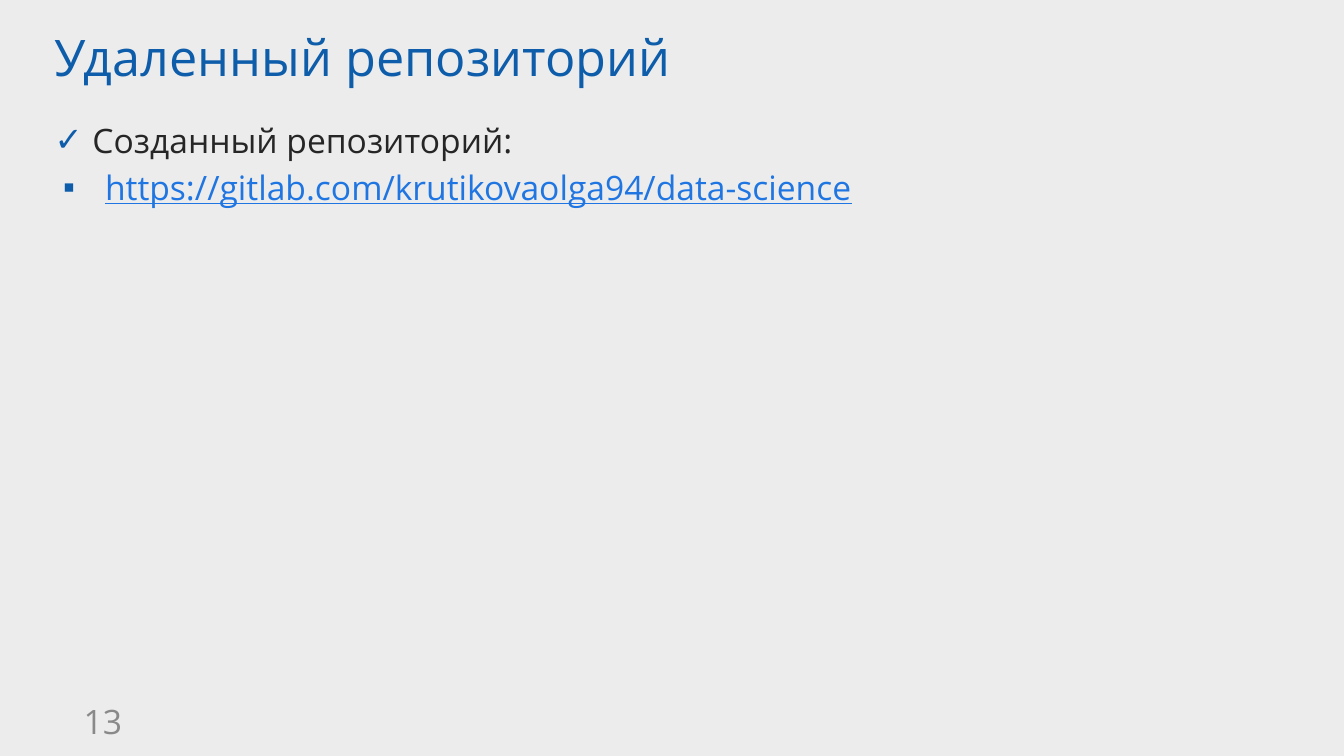
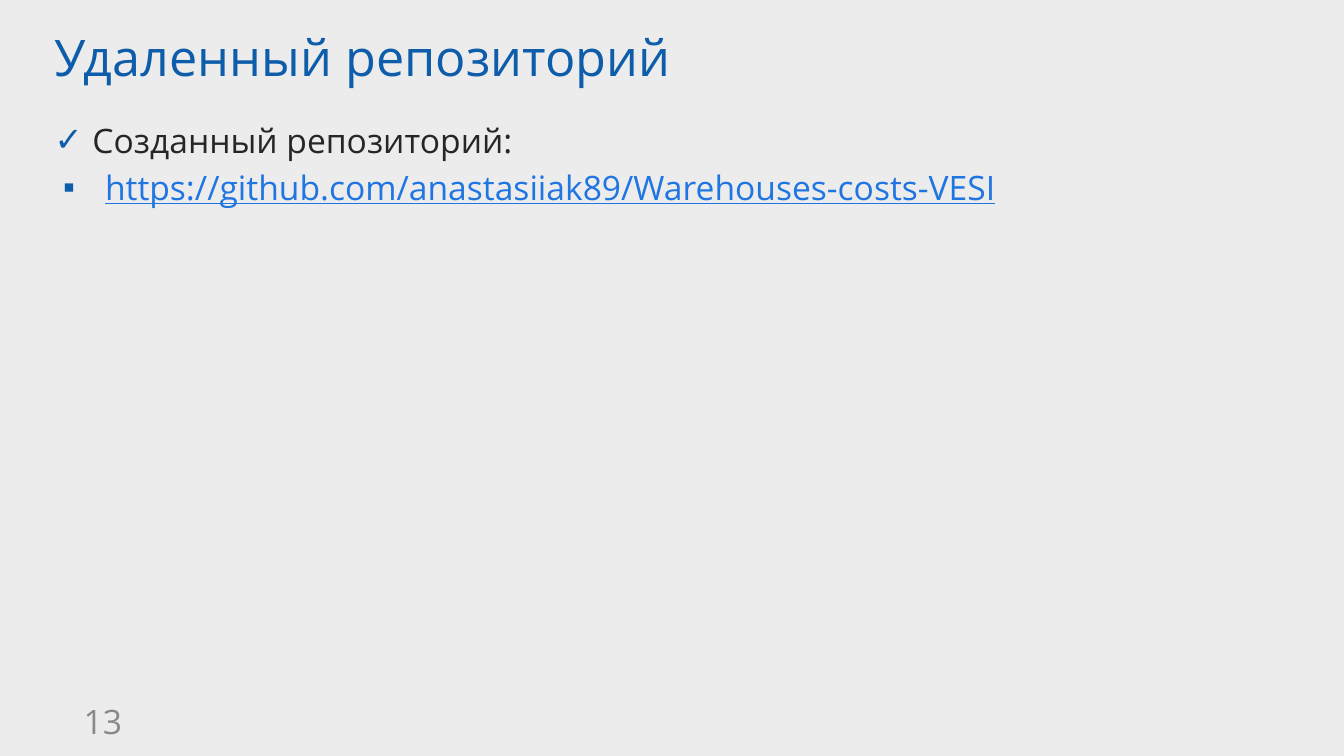
Before and after one commit to anastasiiak89/Warehouses-costs-VESI, a slide deck: slide 13 of Презентация ВКР Кривонос А..pptx. Drawn at 1344x756 pixels with LibreOffice and Linux fonts; fonts in the diff are those of the drawing; background and template pictures are left out. Boxes give left, top, right and bottom in pixels: in the first picture for what was removed or moved away, otherwise in the second. Text is boxed around its words. In the diff, an @@ line names an element or a change of style, - is before the commit and + after.

```diff
--- a/Презентация ВКР Кривонос А..pptx
+++ b/Презентация ВКР Кривонос А..pptx
@@ text at [105,174,995,208]: text changed @@
-▪ https://gitlab.com/krutikovaolga94/data-science
+▪ https://github.com/anastasiiak89/Warehouses-costs-VESI
```
